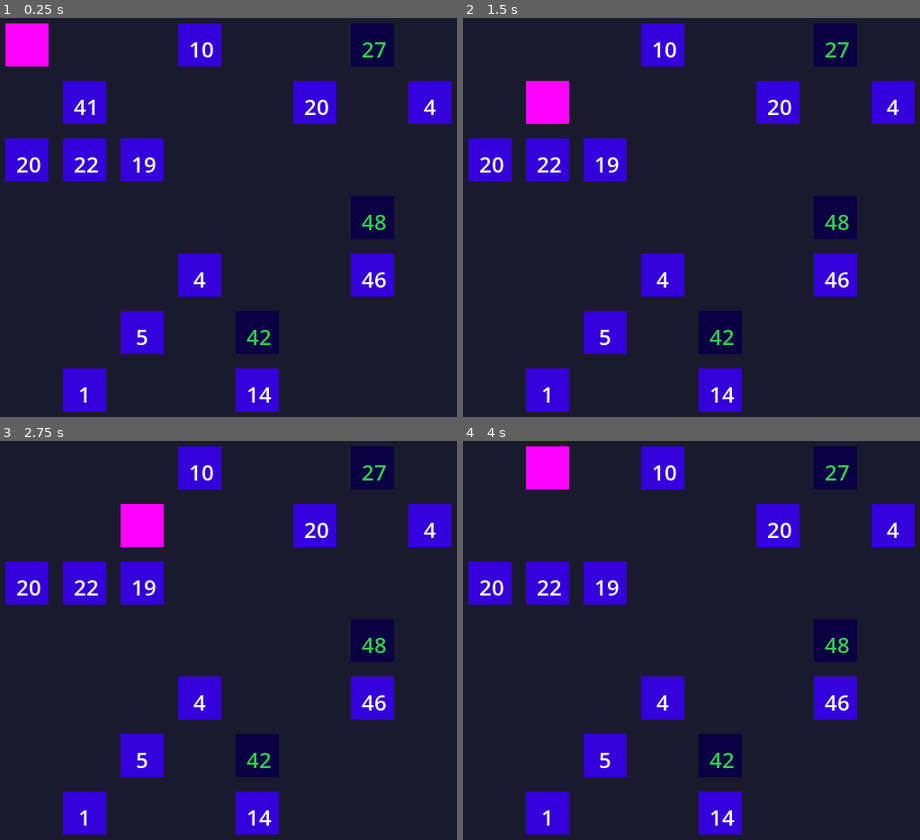
Above: before the commit, frames 1-4 (two rows, left to right).
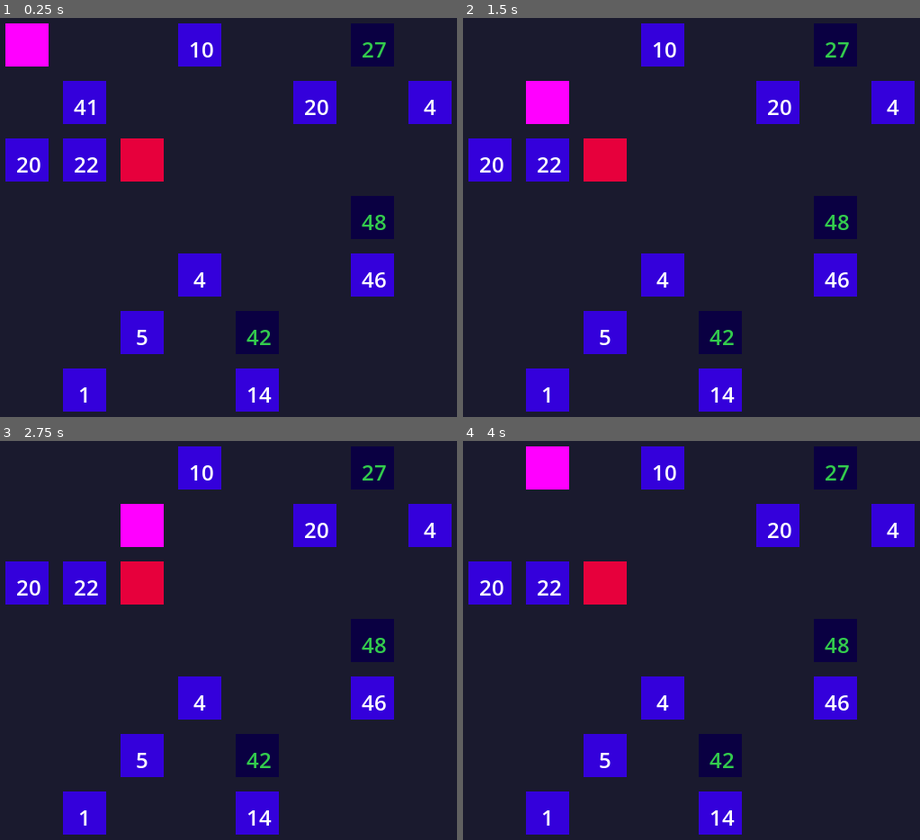
Above: after the commit, the same moments.

Repository: dcchuck/numbernauts
Game: Godot game, scene res://scenes/Main.tscn
The game is run twice, just before and just after one commit, with the same random seed, the same clock (stepped at 60 frames per second) and the same inputs.
Inputs:
- Up to frame 1 (0.25 s): no input
- Up to frame 2 (1.5 s): tap Enter at 0.5 s; hold Right (ui_right) 0.53-1.28 s; tap Space at 1.25 s; hold Down (ui_down) from 1.28 s (still down)
- Up to frame 3 (2.75 s): tap Enter at 2 s; release Down (ui_down) at 2.03 s; hold Right (ui_right) from 2.03 s (still down)
- Up to frame 4 (4 s): tap Space at 2.75 s; release Right (ui_right) at 2.78 s; hold Up (ui_up) 2.78-3.53 s; tap Enter at 3.5 s; hold Left (ui_left) from 3.53 s (still down)

The runs differ from the first frame. In frame 1, 1.0% of the frame differs, in the area x 26-36%, y 30-41%; in frame 2, 1.0%; in frame 3, 1.0%; in frame 4, 1.0%.

Commit message:
feat: implement enemy patrol and collision detection
- Create Enemy scene with red sprite (48x48) and Area2D collision
- Implement waypoint-based patrol AI with square route pattern
- Add turn-based movement (enemy moves after player)
- Connect player collision detection with game over signal
- Enemy follows patrol route: (2,2) → (2,6) → (6,6) → (6,2) → loop
- Integrate enemy spawning into main game setup

Generated with [Claude Code](https://claude.com/claude-code)

Co-Authored-By: Claude Sonnet 4.5 <noreply@anthropic.com>

Diff:
--- /dev/null
+++ b/project/scenes/Enemy.tscn
@@ -0,0 +1,21 @@
+[gd_scene load_steps=4 format=3 uid="uid://d2y8x5n3w7m4q"]
+
+[ext_resource type="Script" path="res://scripts/enemy.gd" id="1_enemy"]
+
+[sub_resource type="PlaceholderTexture2D" id="PlaceholderTexture2D_enemy"]
+size = Vector2(48, 48)
+
+[sub_resource type="CircleShape2D" id="CircleShape2D_enemy"]
+radius = 24.0
+
+[node name="Enemy" type="Node2D"]
+script = ExtResource("1_enemy")
+
+[node name="Sprite2D" type="Sprite2D" parent="."]
+modulate = Color(0.905882, 0.298039, 0.235294, 1)
+texture = SubResource("PlaceholderTexture2D_enemy")
+
+[node name="Area2D" type="Area2D" parent="."]
+
+[node name="CollisionShape2D" type="CollisionShape2D" parent="Area2D"]
+shape = SubResource("CircleShape2D_enemy")
--- /dev/null
+++ b/project/scripts/enemy.gd
@@ -0,0 +1,72 @@
+extends Node2D
+
+@onready var collision_area: Area2D = $Area2D
+
+# Patrol configuration
+var waypoints: Array[Vector2i] = []
+var current_waypoint_index: int = 0
+var grid_position: Vector2i = Vector2i(2, 2)
+const TILE_SIZE: int = 64
+
+signal player_caught
+
+func _ready() -> void:
+	collision_area.body_entered.connect(_on_body_entered)
+	collision_area.area_entered.connect(_on_area_entered)
+
+func initialize(start_pos: Vector2i, patrol_waypoints: Array[Vector2i]) -> void:
+	"""Set up enemy starting position and patrol route"""
+	grid_position = start_pos
+	waypoints = patrol_waypoints
+	current_waypoint_index = 0
+	position = grid_to_world(grid_position)
+	print("Enemy initialized at: ", grid_position)
+	print("Patrol waypoints: ", waypoints)
+
+func move_toward_waypoint() -> void:
+	"""Move one step toward the current waypoint"""
+	if waypoints.is_empty():
+		return
+
+	var target = waypoints[current_waypoint_index]
+	var direction = Vector2i.ZERO
+
+	# Calculate direction to target (one axis at a time)
+	if grid_position.x < target.x:
+		direction = Vector2i.RIGHT
+	elif grid_position.x > target.x:
+		direction = Vector2i.LEFT
+	elif grid_position.y < target.y:
+		direction = Vector2i.DOWN
+	elif grid_position.y > target.y:
+		direction = Vector2i.UP
+
+	# Move if we have a direction
+	if direction != Vector2i.ZERO:
+		grid_position += direction
+		position = grid_to_world(grid_position)
+		print("Enemy moved to: ", grid_position)
+
+	# Check if reached waypoint
+	if grid_position == target:
+		advance_waypoint()
+
+func advance_waypoint() -> void:
+	"""Move to next waypoint in patrol route"""
+	current_waypoint_index = (current_waypoint_index + 1) % waypoints.size()
+	print("Enemy reached waypoint, next target: ", waypoints[current_waypoint_index])
+
+func grid_to_world(grid_pos: Vector2i) -> Vector2:
+	"""Convert grid coordinates to world position"""
+	return Vector2(grid_pos.x * TILE_SIZE + TILE_SIZE / 2, grid_pos.y * TILE_SIZE + TILE_SIZE / 2)
+
+func _on_body_entered(body: Node2D) -> void:
+	check_player_collision()
+
+func _on_area_entered(area: Area2D) -> void:
+	check_player_collision()
+
+func check_player_collision() -> void:
+	"""Check if player collided with enemy"""
+	print("Enemy collision detected!")
+	player_caught.emit()
--- a/project/scripts/main.gd
+++ b/project/scripts/main.gd
@@ -3,10 +3,12 @@
 # Scene references
 const PLAYER_SCENE = preload("res://scenes/Player.tscn")
 const NUMBER_PLANET_SCENE = preload("res://scenes/NumberPlanet.tscn")
+const ENEMY_SCENE = preload("res://scenes/Enemy.tscn")
 
 # Entity references
 var player: Node2D
 var planets: Array[Node2D] = []
+var enemy: Node2D
 
 # Grid configuration
 const GRID_SIZE: int = 8
@@ -32,11 +34,10 @@
 	collected_count = 0
 	correct_numbers.clear()
 
-	# Spawn player
+	# Spawn entities
 	spawn_player()
-
-	# Generate collectible numbers
 	generate_numbers()
+	spawn_enemy()
 
 func spawn_player() -> void:
 	if player:
@@ -49,7 +50,10 @@
 
 func _on_player_moved(new_position: Vector2i) -> void:
 	print("Main received player move to: ", new_position)
-	# TODO: Check for collectibles, move enemy
+
+	# Enemy's turn to move
+	if enemy and current_state == GameState.PLAYING:
+		enemy.move_toward_waypoint()
 
 func grid_to_world(grid_pos: Vector2i) -> Vector2:
 	"""Convert grid coordinates to world pixel position (centered)"""
@@ -126,3 +130,27 @@
 		print("Wrong number! Game Over")
 		current_state = GameState.LOSE
 		# TODO: Trigger game over
+
+func spawn_enemy() -> void:
+	"""Spawn enemy with patrol waypoints"""
+	if enemy:
+		enemy.queue_free()
+
+	enemy = ENEMY_SCENE.instantiate()
+	add_child(enemy)
+
+	# Define patrol route (square pattern)
+	var patrol_waypoints: Array[Vector2i] = [
+		Vector2i(2, 2),
+		Vector2i(2, 6),
+		Vector2i(6, 6),
+		Vector2i(6, 2)
+	]
+
+	enemy.initialize(Vector2i(2, 2), patrol_waypoints)
+	enemy.player_caught.connect(_on_player_caught)
+
+func _on_player_caught() -> void:
+	print("GAME OVER - Enemy caught player!")
+	current_state = GameState.LOSE
+	# TODO: Show game over screen
